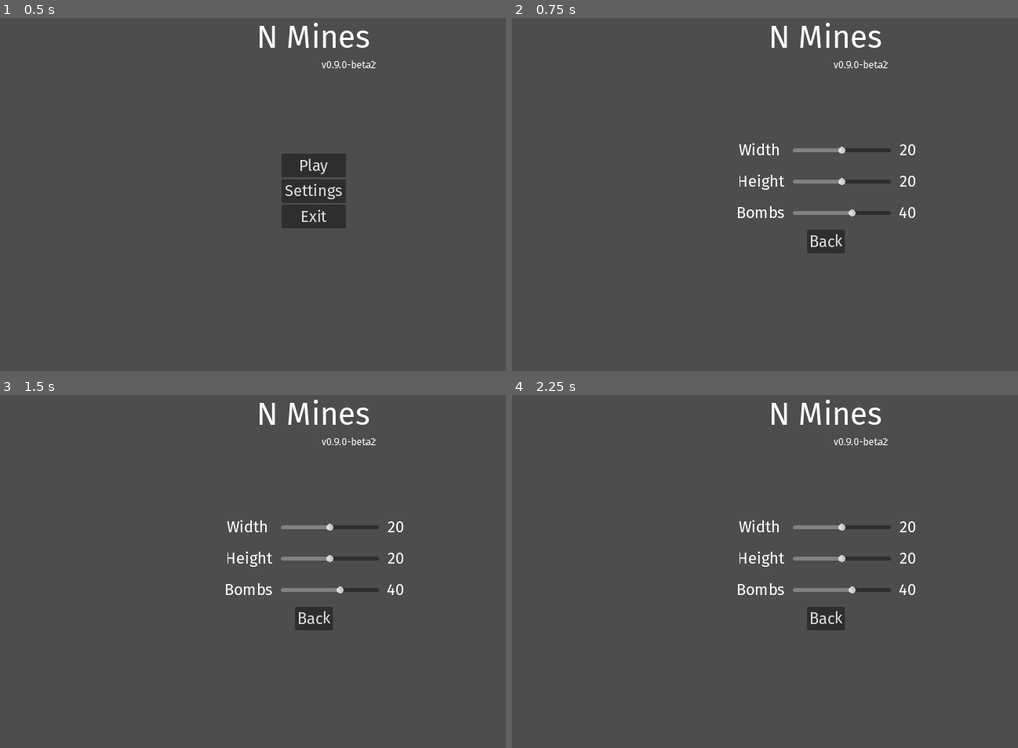
Above: before the commit, frames 1-4 (two rows, left to right).
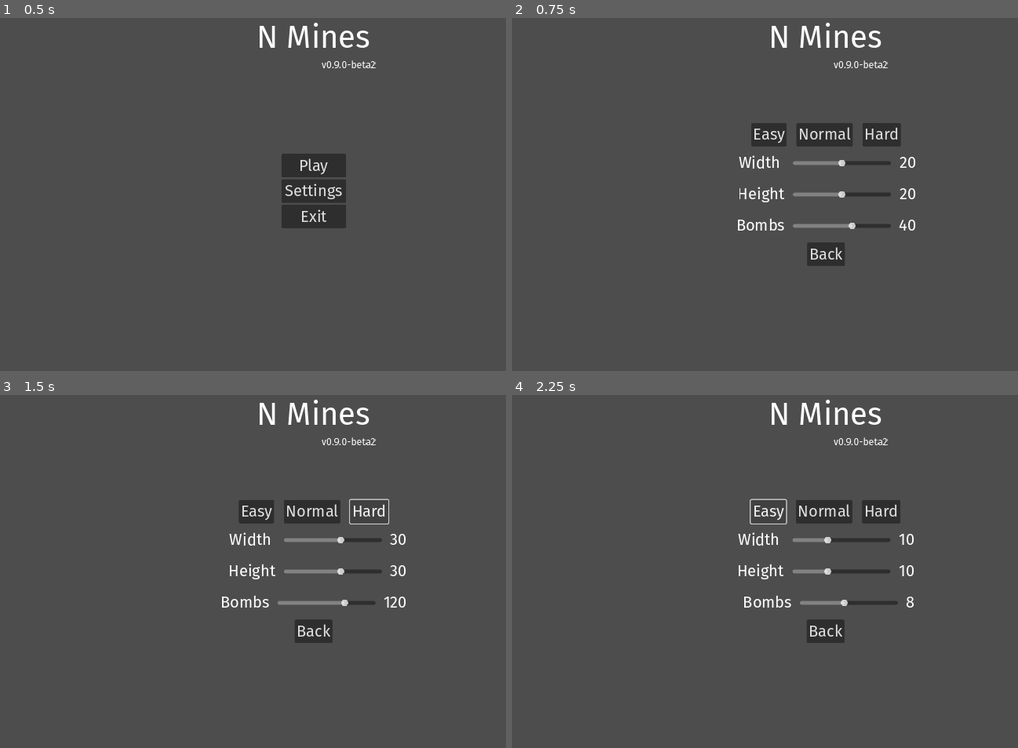
Above: after the commit, the same moments.

Repository: Enn3Developer/n_minesweeper
Game: Godot game, scene res://scenes/menu.tscn
Same seed, same stepped clock (60 frames per second), same inputs: the game is played once before the commit and once after it.
Inputs (mouse positions are in pixels of both pictures, inside the frame that each line leads up to):
- Up to frame 1 (0.5 s): no input
- Up to frame 2 (0.75 s): click "Settings" at 0.5 s
- Up to frame 3 (1.5 s): click (369, 511) at 1.25 s, where only the run after the commit has a clickable "Hard"
- Up to frame 4 (2.25 s): click (770, 511) at 2 s, where only the run after the commit has a clickable "Easy"

Frame 1 is identical in both runs. In frame 2, 4.4% of the frame differs, in the area x 44-80%, y 29-71%; in frame 3, 4.1%; in frame 4, 4.1%.

Commit message:
added difficulties

Diff:
--- a/scenes/menu.tscn
+++ b/scenes/menu.tscn
@@ -35,6 +35,7 @@
 vertical_alignment = 1
 
 [node name="Buttons" type="VBoxContainer" parent="."]
+visible = false
 layout_mode = 1
 anchors_preset = 8
 anchor_left = 0.5
@@ -64,7 +65,6 @@
 text = "Exit"
 
 [node name="Settings" type="VBoxContainer" parent="."]
-visible = false
 layout_mode = 1
 anchors_preset = 8
 anchor_left = 0.5
@@ -77,6 +77,23 @@
 offset_bottom = 20.0
 grow_horizontal = 2
 grow_vertical = 2
+
+[node name="Presets" type="HBoxContainer" parent="Settings"]
+layout_mode = 2
+theme_override_constants/separation = 20
+alignment = 1
+
+[node name="Easy" type="Button" parent="Settings/Presets"]
+layout_mode = 2
+text = "Easy"
+
+[node name="Normal" type="Button" parent="Settings/Presets"]
+layout_mode = 2
+text = "Normal"
+
+[node name="Hard" type="Button" parent="Settings/Presets"]
+layout_mode = 2
+text = "Hard"
 
 [node name="Width" type="HBoxContainer" parent="Settings"]
 layout_mode = 2
@@ -149,6 +166,9 @@
 [connection signal="pressed" from="Buttons/Play" to="." method="_on_play_pressed"]
 [connection signal="pressed" from="Buttons/Settings" to="." method="_on_settings_pressed"]
 [connection signal="pressed" from="Buttons/Exit" to="." method="_on_exit_pressed"]
+[connection signal="pressed" from="Settings/Presets/Easy" to="." method="_on_easy_pressed"]
+[connection signal="pressed" from="Settings/Presets/Normal" to="." method="_on_normal_pressed"]
+[connection signal="pressed" from="Settings/Presets/Hard" to="." method="_on_hard_pressed"]
 [connection signal="value_changed" from="Settings/Width/WidthSlider" to="." method="_on_width_slider_value_changed"]
 [connection signal="value_changed" from="Settings/Height/HeightSlider" to="." method="_on_height_slider_value_changed"]
 [connection signal="value_changed" from="Settings/Bombs/BombsSlider" to="." method="_on_bombs_slider_value_changed"]
--- a/scripts/menu.gd
+++ b/scripts/menu.gd
@@ -4,6 +4,8 @@
 @onready var height_value := $Settings/Height/Value
 @onready var bombs_value := $Settings/Bombs/Value
 
+@onready var height_slider := $Settings/Height/HeightSlider
+@onready var width_slider := $Settings/Width/WidthSlider
 @onready var bombs_slider := $Settings/Bombs/BombsSlider
 
 func _ready() -> void:
@@ -12,8 +14,8 @@
 	$Settings.visible = false
 	if OS.has_feature("web") or OS.has_feature("mobile"):
 		$Buttons/Exit.visible = false
-	$Settings/Height/HeightSlider.value = GameSettings.height
-	$Settings/Width/WidthSlider.value = GameSettings.width
+	height_slider.value = GameSettings.height
+	width_slider.value = GameSettings.width
 	bombs_slider.value = GameSettings.bombs
 
 func _on_play_pressed() -> void:
@@ -43,3 +45,18 @@
 func _on_bombs_slider_value_changed(value: float) -> void:
 	GameSettings.bombs = int(value)
 	bombs_value.text = str(GameSettings.bombs)
+
+func _on_easy_pressed() -> void:
+	height_slider.value = 10
+	width_slider.value = 10
+	bombs_slider.value = 8
+
+func _on_normal_pressed() -> void:
+	height_slider.value = 20
+	width_slider.value = 20
+	bombs_slider.value = 40
+
+func _on_hard_pressed() -> void:
+	height_slider.value = 30
+	width_slider.value = 30
+	bombs_slider.value = 120
